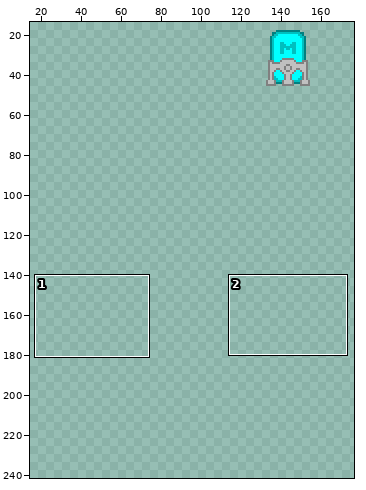
One commit to this sprite sheet: game/assets/matter_container.png. The first picture is a wide view before the edit; the outline marks the close-up.
Close-up. The starting point:
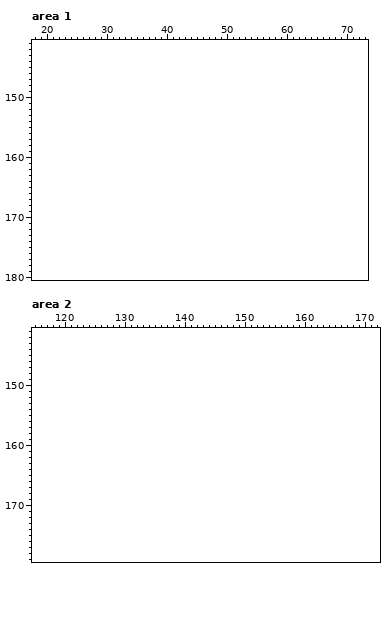
The file is 64x64 pixels. Pixels under 10% opacity are left out. Colours within 5 levels of each other are drawn and written as one. Shown: area 1: x 18..73, y 141..180; area 2: x 115..172, y 141..179. The old version is drawn lined up with the new one, on the new canvas. The wide view leaves out empty margins. The commit also changed other parts of the picture, which this record leaves out.
Once edited:
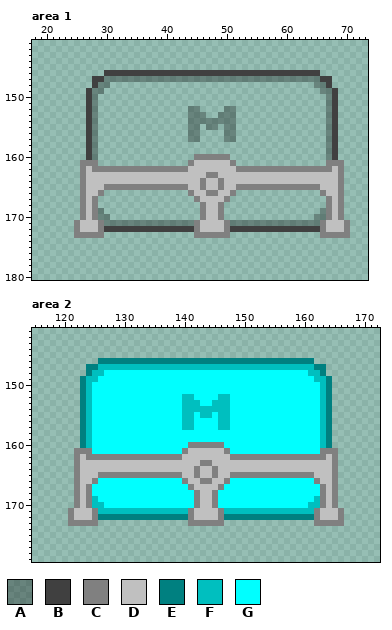
Palette (. is transparent): A #0000004e  B #404040  C #808080  D #c0c0c0  E #008080  F #00bfbf  G #00ffff
Diff:
canvas 64x64 -> 192x256, the old top-left corner now at 112,0
Changed rows in their new state; - is an unchanged pixel.
Area 1:
first column x 25:
146 -----BBBBBBBBBBBBBBBBBBBBBBBBBBBBBBBBBBBB-----
147 ---BBAAAAAAAAAAAAAAAAAAAAAAAAAAAAAAAAAAAABB---
148 ---BAA----------------------------------AAB---
149 --BAA------------------------------------AAB--
150 --BA--------------------------------------AB--
151 --BA--------------------------------------AB--
152 --BA---------------AA----AA---------------AB--
153 --BA---------------AAA--AAA---------------AB--
154 --BA---------------AAAAAAAA---------------AB--
155 --BA---------------AA-AA-AA---------------AB--
156 --BA---------------AA----AA---------------AB--
157 --BA---------------AA----AA---------------AB--
158 --BA--------------------------------------AB--
159 --BA--------------------------------------AB--
160 --BA----------------CCCCCC----------------AB--
161 -CCC---------------CDDDDDDC---------------CCC-
162 -CDCCCCCCCCCCCCCCCCDDDDDDDDCCCCCCCCCCCCCCCCDC-
163 -CDDDDDDDDDDDDDDDDDDDDCCDDDDDDDDDDDDDDDDDDDDC-
164 -CDDDDDDDDDDDDDDDDDDDCDDCDDDDDDDDDDDDDDDDDDDC-
165 -CDDDCCCCCCCCCCCCCCDDCDDCDDCCCCCCCCCCCCCCDDDC-
166 -CDDC--------------CDDCCDDC--------------CDDC-
167 -CDC----------------CDDDDC----------------CDC-
168 -CDC-----------------CDDC-----------------CDC-
169 -CDCA----------------CDDC----------------ACDC-
170 -CDCAA---------------CDDC---------------AACDC-
171 CDDDCAAAAAAAAAAAAAAACDDDDCAAAAAAAAAAAAAAACDDDC
172 CDDDCBBBBBBBBBBBBBBBCDDDDCBBBBBBBBBBBBBBBCDDDC
173 CCCCC---------------CCCCCC---------------CCCCC
Area 2:
first column x 121:
146 -----EEEEEEEEEEEEEEEEEEEEEEEEEEEEEEEEEEEE-----
147 ---EEFFFFFFFFFFFFFFFFFFFFFFFFFFFFFFFFFFFFEE---
148 ---EFFGGGGGGGGGGGGGGGGGGGGGGGGGGGGGGGGGGFFE---
149 --EFFGGGGGGGGGGGGGGGGGGGGGGGGGGGGGGGGGGGGFFE--
150 --EFGGGGGGGGGGGGGGGGGGGGGGGGGGGGGGGGGGGGGGFE--
151 --EFGGGGGGGGGGGGGGGGGGGGGGGGGGGGGGGGGGGGGGFE--
152 --EFGGGGGGGGGGGGGGGFFGGGGFFGGGGGGGGGGGGGGGFE--
153 --EFGGGGGGGGGGGGGGGFFFGGFFFGGGGGGGGGGGGGGGFE--
154 --EFGGGGGGGGGGGGGGGFFFFFFFFGGGGGGGGGGGGGGGFE--
155 --EFGGGGGGGGGGGGGGGFFGFFGFFGGGGGGGGGGGGGGGFE--
156 --EFGGGGGGGGGGGGGGGFFGGGGFFGGGGGGGGGGGGGGGFE--
157 --EFGGGGGGGGGGGGGGGFFGGGGFFGGGGGGGGGGGGGGGFE--
158 --EFGGGGGGGGGGGGGGGGGGGGGGGGGGGGGGGGGGGGGGFE--
159 --EFGGGGGGGGGGGGGGGGGGGGGGGGGGGGGGGGGGGGGGFE--
160 --EFGGGGGGGGGGGGGGGGCCCCCCGGGGGGGGGGGGGGGGFE--
161 -CCCGGGGGGGGGGGGGGGCDDDDDDCGGGGGGGGGGGGGGGCCC-
162 -CDCCCCCCCCCCCCCCCCDDDDDDDDCCCCCCCCCCCCCCCCDC-
163 -CDDDDDDDDDDDDDDDDDDDDCCDDDDDDDDDDDDDDDDDDDDC-
164 -CDDDDDDDDDDDDDDDDDDDCDDCDDDDDDDDDDDDDDDDDDDC-
165 -CDDDCCCCCCCCCCCCCCDDCDDCDDCCCCCCCCCCCCCCDDDC-
166 -CDDCGGGGGGGGGGGGGGCDDCCDDCGGGGGGGGGGGGGGCDDC-
167 -CDCGGGGGGGGGGGGGGGGCDDDDCGGGGGGGGGGGGGGGGCDC-
168 -CDCGGGGGGGGGGGGGGGGGCDDCGGGGGGGGGGGGGGGGGCDC-
169 -CDCFGGGGGGGGGGGGGGGGCDDCGGGGGGGGGGGGGGGGFCDC-
170 -CDCFFGGGGGGGGGGGGGGGCDDCGGGGGGGGGGGGGGGFFCDC-
171 CDDDCFFFFFFFFFFFFFFFCDDDDCFFFFFFFFFFFFFFFCDDDC
172 CDDDCEEEEEEEEEEEEEEECDDDDCEEEEEEEEEEEEEEECDDDC
173 CCCCC---------------CCCCCC---------------CCCCC
Changed places in both close-ups, as pixel boxes (x1, y1, x2, y2):
added: (74, 70, 350, 238)
added: (68, 358, 344, 526)
